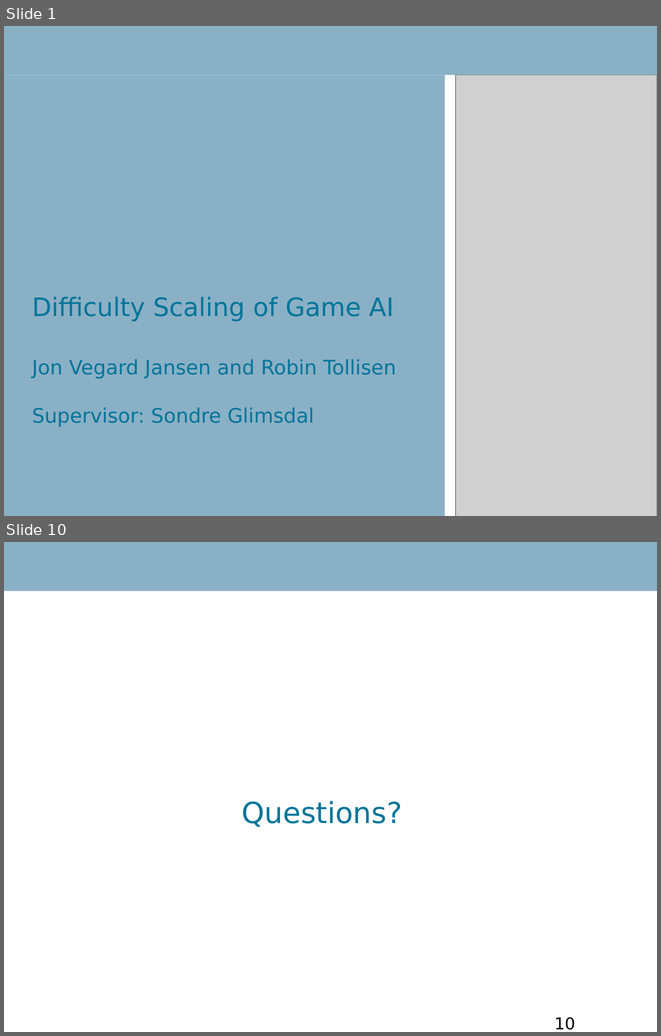
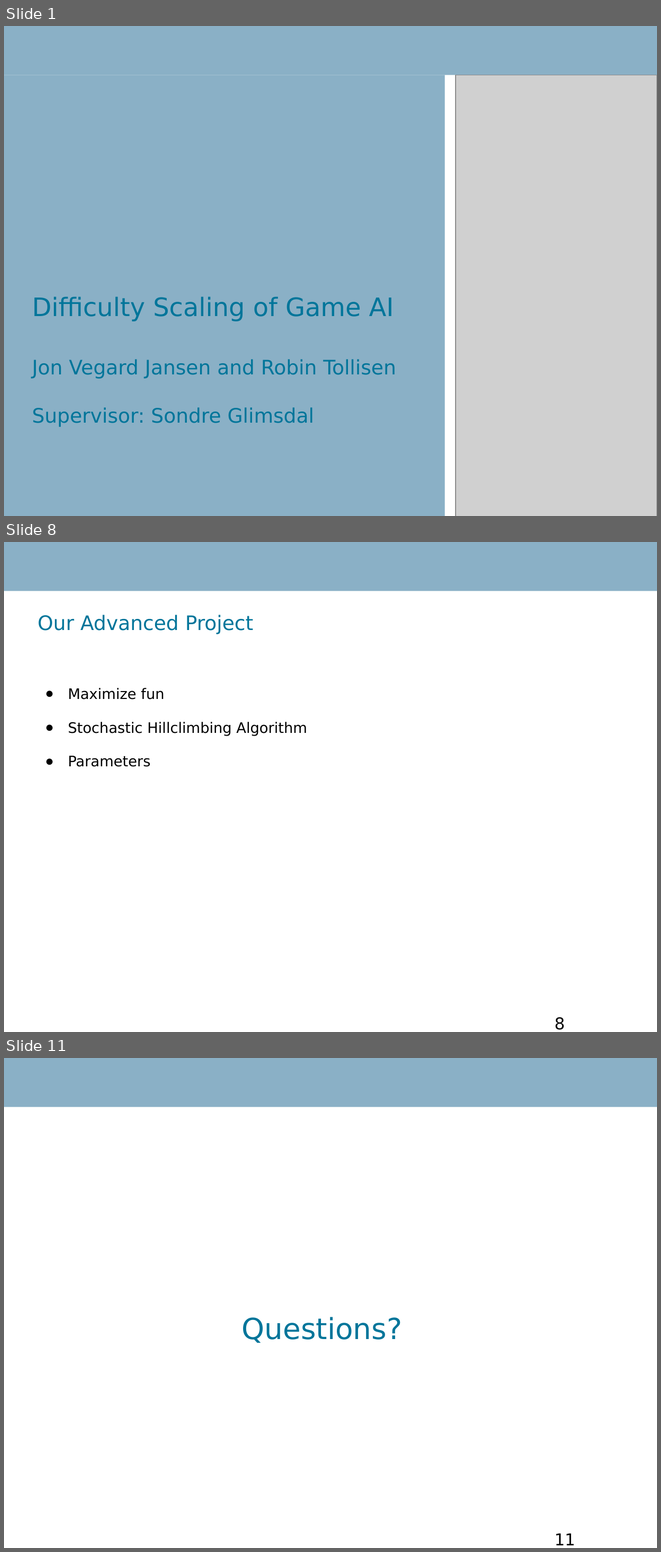
Before and after one commit to RobinTo/AdaptiveGame, a slide deck: IKT426 Research Seminar Report/presentation.ppt. Shown one above the other, each under a label of ours: slides 1 and 10 before the commit, slides 1, 8 and 11 after it; the slides between them are not shown. The pictures are 661x1036 and 661x1552 pixels, drawn with LibreOffice and Linux fonts; fonts in the diff are those of the drawing; grey boxes stand for pictures; background and template pictures are left out. Boxes give left, top, right and bottom in pixels: in the first picture for what was removed or moved away, otherwise in the second. Text is boxed around its words. In the diff, an @@ line names an element or a change of style, - is before the commit and + after.

```diff
--- a/IKT426 Research Seminar Report/presentation.ppt
+++ b/IKT426 Research Seminar Report/presentation.ppt
@@ slide 8 added at bbox=[4, 542, 657, 1032], background #FFFFFF; not listed: 1 template element that a slide beside it also shows @@
@@ text added at bbox=[37, 615, 254, 634], 22 pt, text #00759A @@
+Our Advanced Project
@@ text added at bbox=[68, 688, 307, 767], 16 pt, text #000000 @@
+● Maximize fun
+● Stochastic Hillclimbing Algorithm
+● Parameters
@@ page number added at bbox=[555, 1017, 565, 1030], 18 pt, text #000000 @@
+8
@@ what was slide 10 is now slide 11 @@
@@ page number at bbox=[555, 1533, 575, 1545]: text changed @@
-10
+11
```
Also in this commit, not shown: 7 slides changed, 1 other slide added, 1 slide removed, 1 other file.
